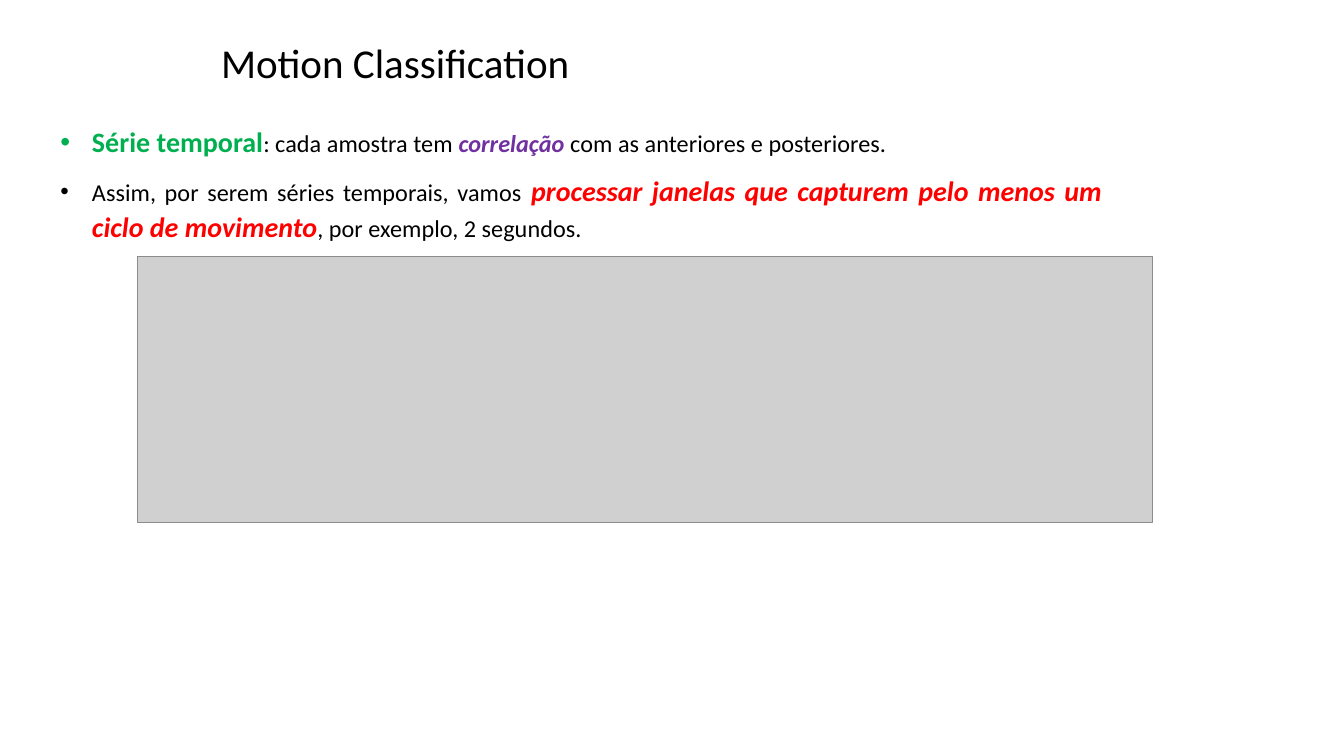
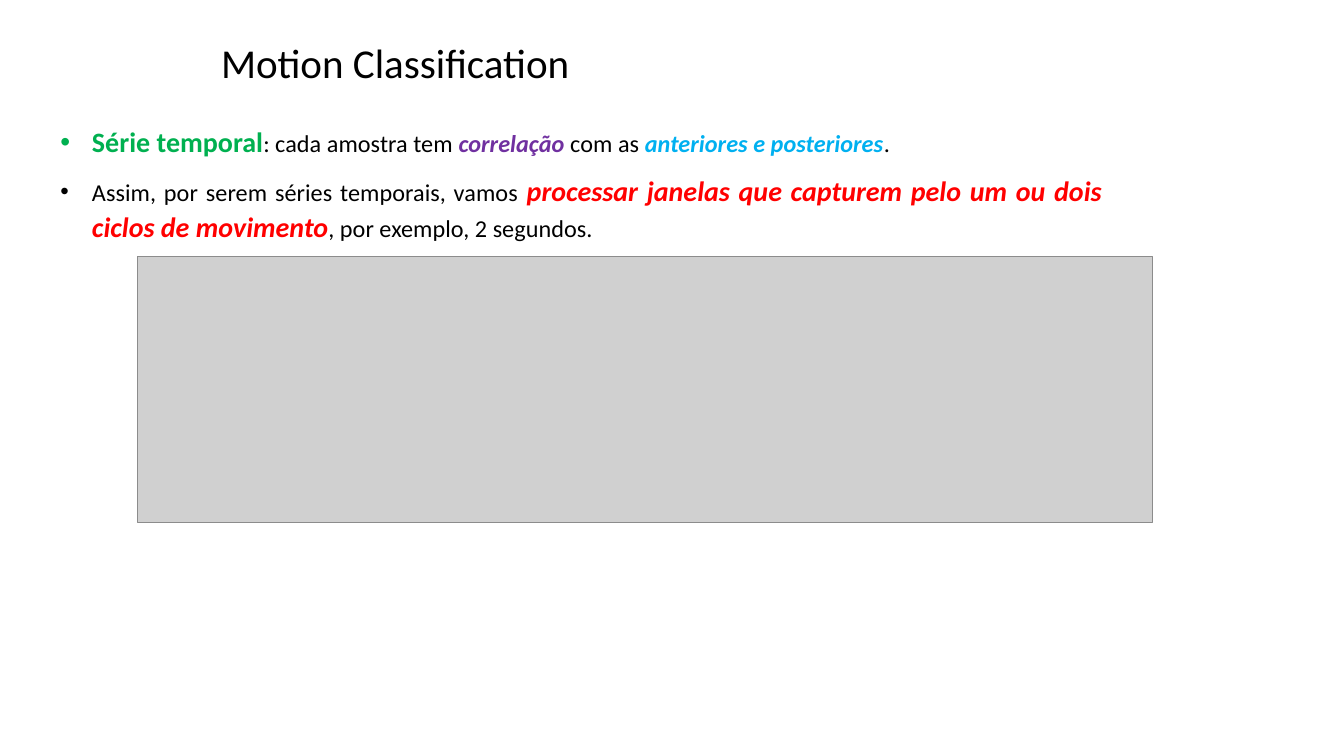
Before and after one commit to zz4fap/tp557-iot-ml, a slide deck: slide 12 of slides/TP557_15_classificação de movimentos.pptx. Drawn at 1344x756 pixels with LibreOffice and Linux fonts; fonts in the diff are those of the drawing; grey boxes stand for pictures; background and template pictures are left out. Boxes give left, top, right and bottom in pixels: in the first picture for what was removed or moved away, otherwise in the second. Text is boxed around its words. In the diff, an @@ line names an element or a change of style, - is before the commit and + after.

```diff
--- a/slides/TP557_15_classificação de movimentos.pptx
+++ b/slides/TP557_15_classificação de movimentos.pptx
@@ text at box(92, 132, 890, 157): text colour #000000 to #00B0F0, bold on, italic on in "anteriores e posteriores." @@
@@ text at box(92, 181, 1102, 241): text changed @@
-• Assim, por serem séries temporais, vamos processar janelas que capturem pelo menos um ciclo de movimento, por exemplo, 2 segundos.
+• Assim, por serem séries temporais, vamos processar janelas que capturem pelo um ou dois ciclos de movimento, por exemplo, 2 segundos.
```
Also in this commit, not shown: 6 other slides changed, 1 other file.
